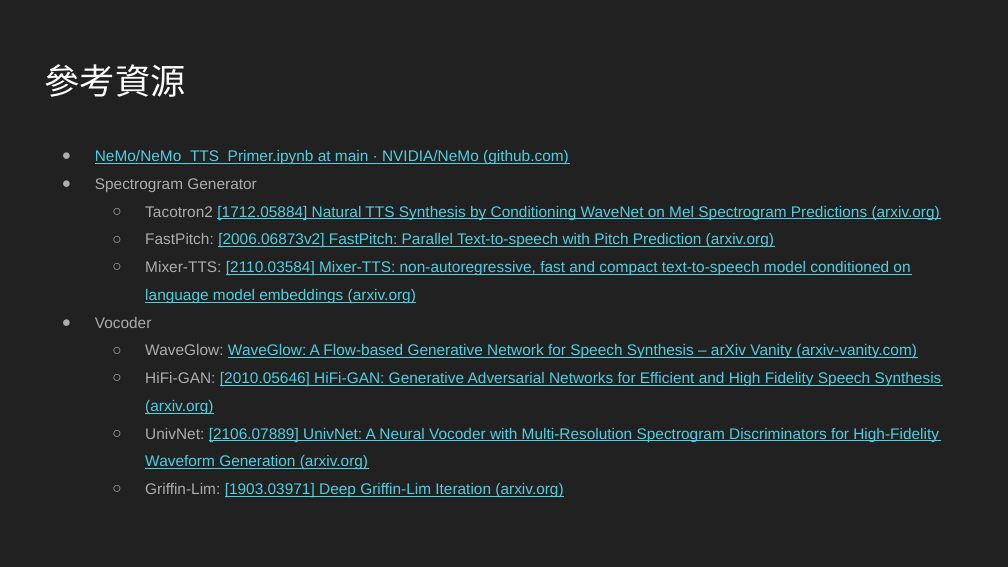
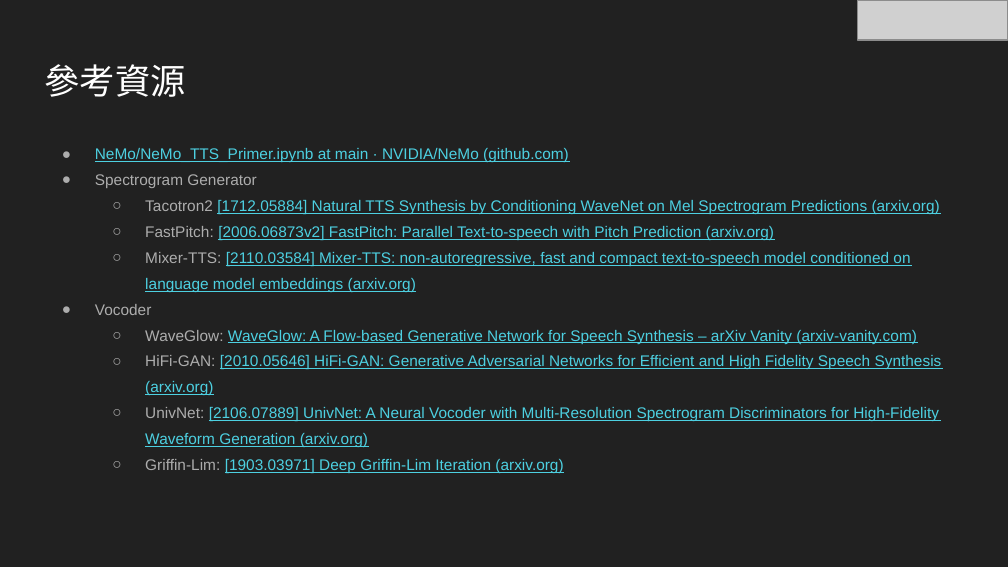
Before and after one commit to AI-FREE-Team/TTS-AIGO, a slide deck: slide 7 of slides/認識 Nemo.pptx. Drawn at 1008x567 pixels with LibreOffice and Linux fonts; fonts in the diff are those of the drawing; grey boxes stand for pictures. Boxes give left, top, right and bottom in pixels: in the first picture for what was removed or moved away, otherwise in the second. Text is boxed around its words. In the diff, an @@ line names an element or a change of style, - is before the commit and + after.

```diff
--- a/slides/認識 Nemo.pptx
+++ b/slides/認識 Nemo.pptx
@@ picture added at bbox=[858, 0, 1008, 40] @@
@@ text "NeMo/NeMo_TTS_Primer.ipynb at main · NVIDIA/NeMo ..." at bbox=[95, 148, 942, 473]: line spacing 1.5 to 1.4 @@
```
Also in this commit, not shown: 6 other slides changed, 3 other files.
